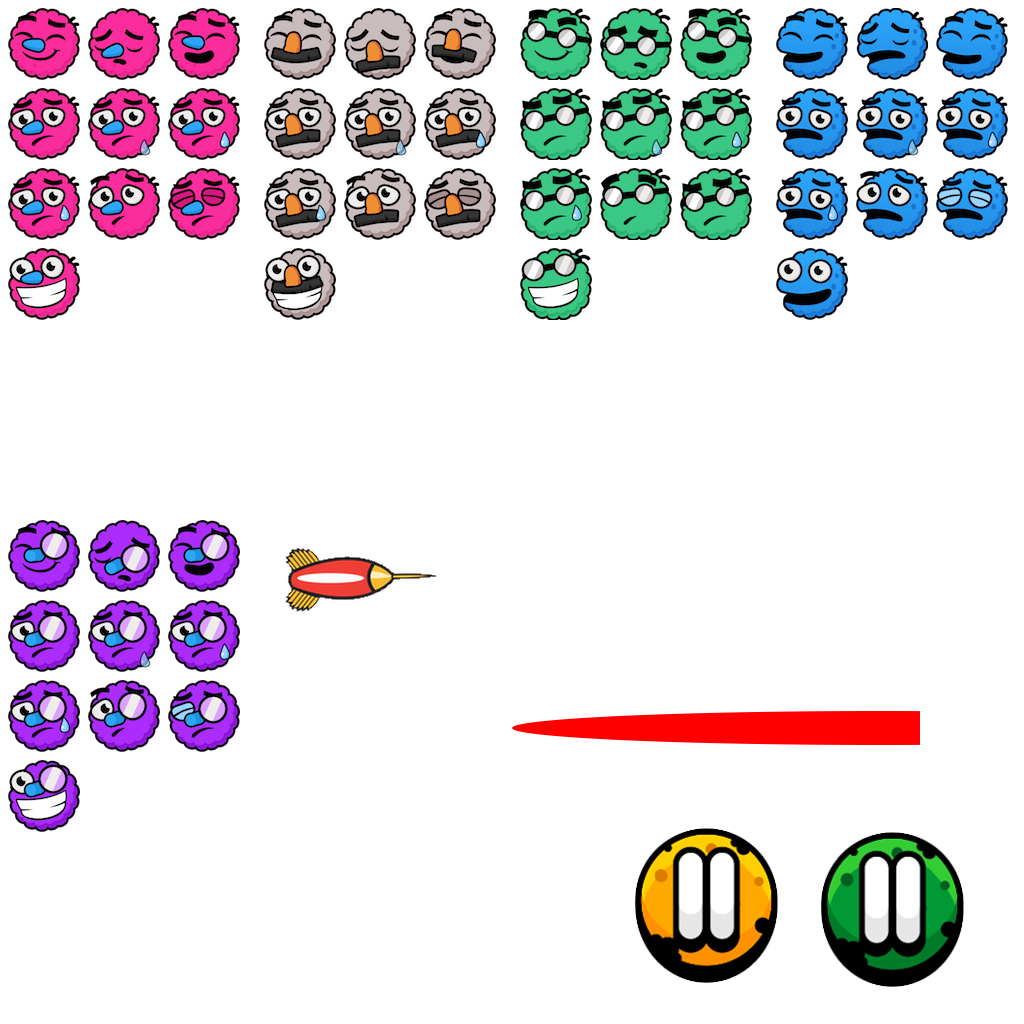
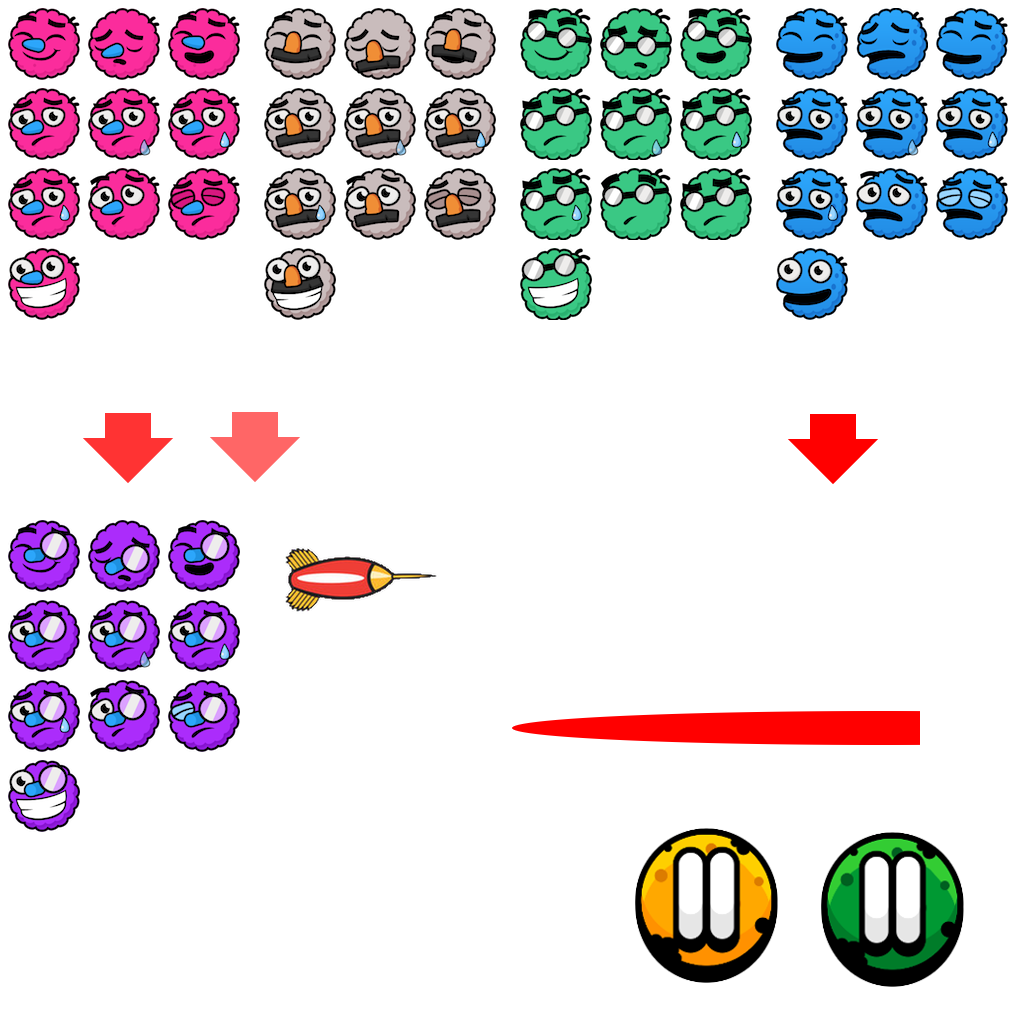
Layered file, before and after one edit (1024 x 1024). Changes by layer:
added layer "Dropped Buffer #4" above "Dropped Buffer #2" over <box>210,412,300,482</box>
added layer "Dropped Buffer #2" above "Dropped Buffer #3" over <box>83,413,173,483</box>
added layer "Dropped Buffer #3" above "Dropped Buffer #1" over <box>787,414,879,485</box>
